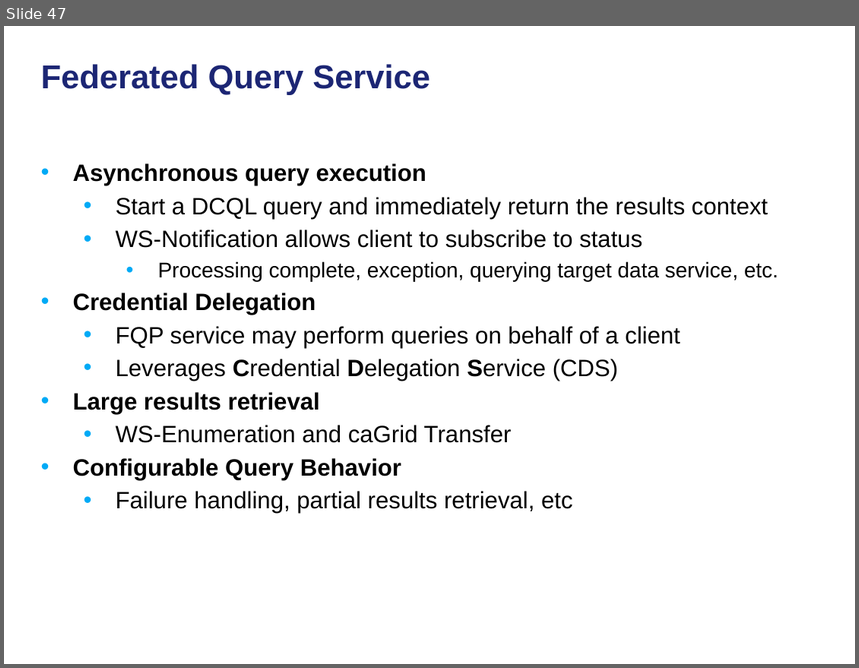
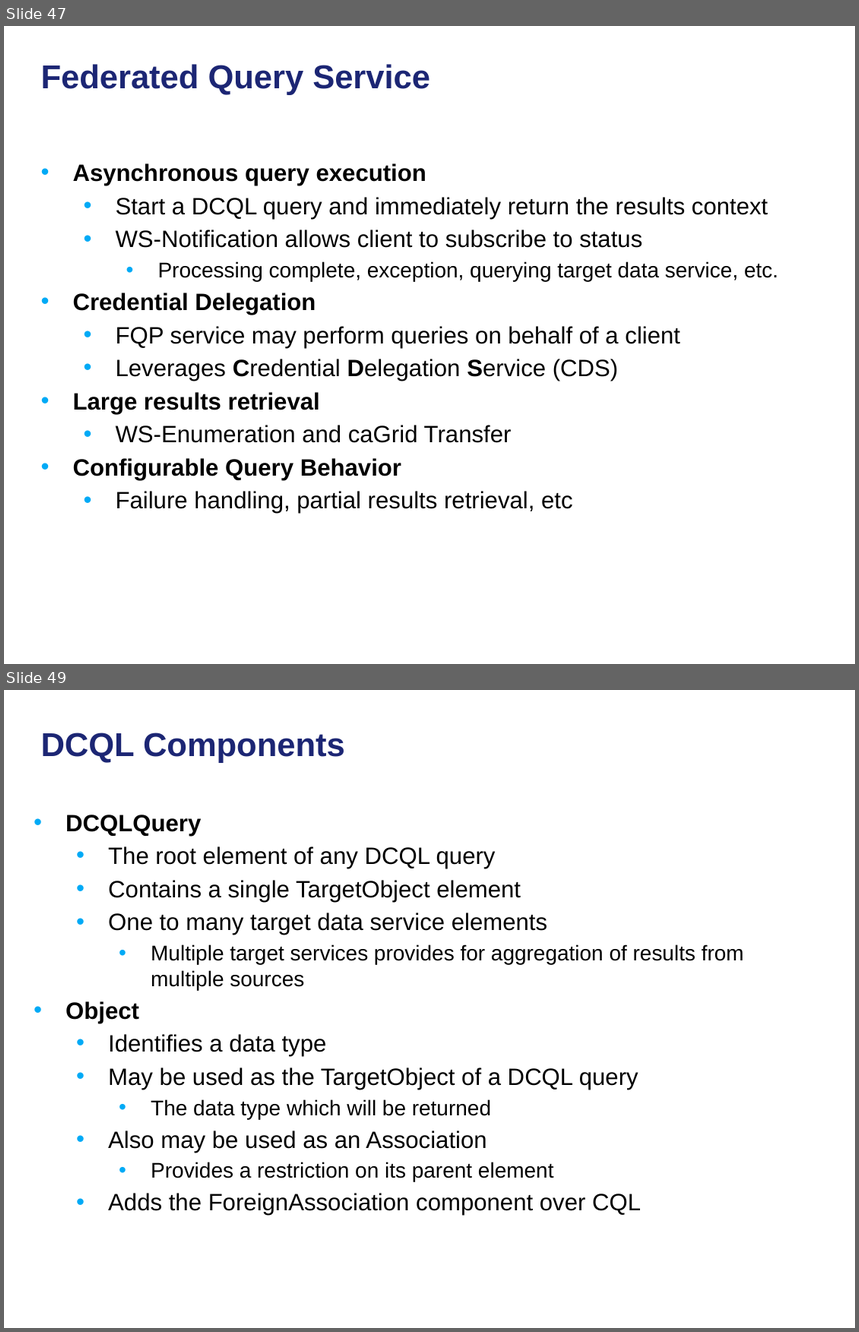
Before and after one commit to NCIP/cagrid-docs, a slide deck: presentations/200906_Novartis/caGrid Data Services.pptx. Shown one above the other, each under a label of ours: slide 47 before the commit, slides 47 and 49 after it; the slides between them are not shown. The pictures are 859x668 and 859x1332 pixels, drawn with LibreOffice and Linux fonts; fonts in the diff are those of the drawing; background and template pictures are left out. Boxes give left, top, right and bottom in pixels: in the first picture for what was removed or moved away, otherwise in the second. Text is boxed around its words. In the diff, an @@ line names an element or a change of style, - is before the commit and + after.

```diff
--- a/presentations/200906_Novartis/caGrid Data Services.pptx
+++ b/presentations/200906_Novartis/caGrid Data Services.pptx
@@ slide 49 added at (x1=4, y1=690, x2=855, y2=1328), background picture (left out) @@
@@ title added at (x1=41, y1=733, x2=345, y2=763), 28 pt, text #1C2674, bold @@
+DCQL Components
@@ text added at (x1=66, y1=815, x2=744, y2=1216), 20 pt, text #000000 @@
+• DCQLQuery
+  • The root element of any DCQL query
+  • Contains a single TargetObject element
+  • One to many target data service elements
+    • Multiple target services provides for aggregation of results from multiple sources
+• Object
+  • Identifies a data type
+  • May be used as the TargetObject of a DCQL query
+    • The data type which will be returned
+  • Also may be used as an Association
+    • Provides a restriction on its parent element
+  • Adds the ForeignAssociation component over CQL
```
Also in this commit, not shown: 4 other slides added.
